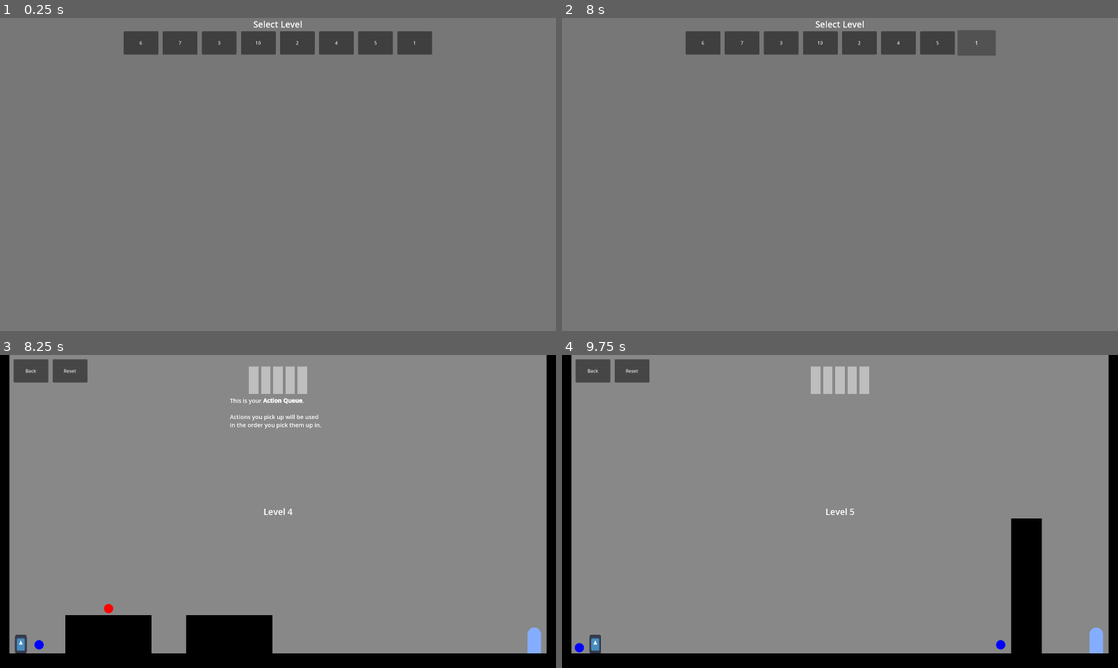
Above: before the commit, frames 1-4 (two rows, left to right).
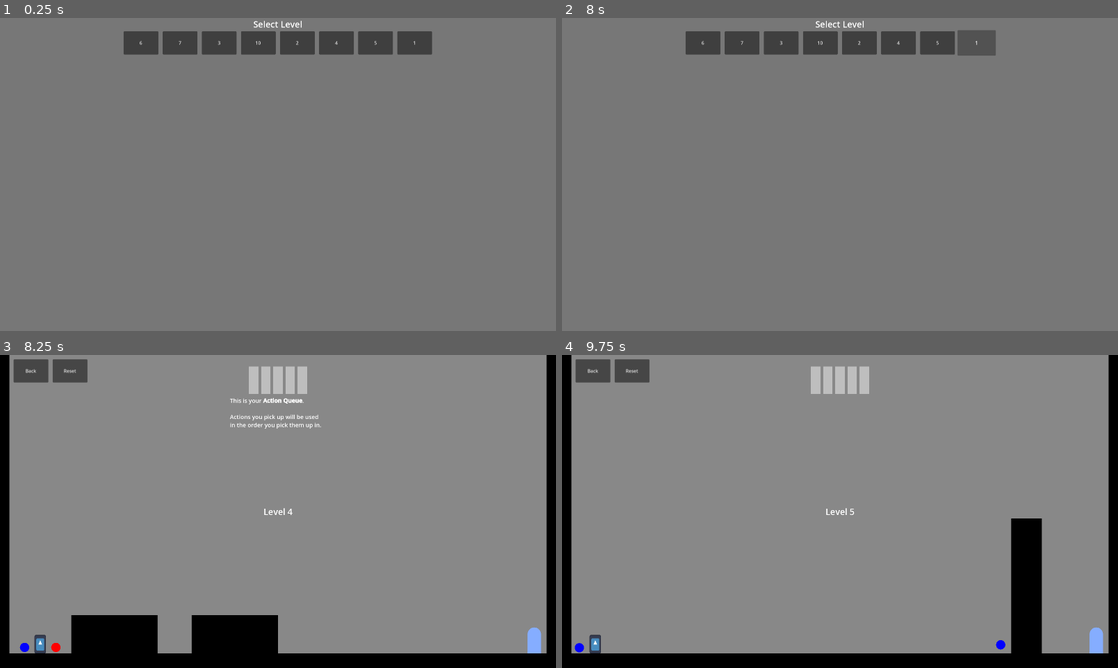
Above: after the commit, the same moments.

Repository: moaatt2/My-First-Game
Game: Godot game, scene res://scenes/level_select_screen.tscn
The game is run twice, just before and just after one commit, with the same random seed, the same clock (stepped at 60 frames per second) and the same inputs. The engine's default icon, where the game draws it, is replaced by a stand-in: a white triangle on a blue panel in a dark square.
Inputs:
- Up to frame 1 (0.25 s): no input
- Up to frame 2 (8 s): click "6" at 0.5 s; click "Back" at 1.25 s; click "7" at 2 s; click "Back" at 2.75 s; click "3" at 3.5 s; click "Back" at 4.25 s; click "10" at 5 s; click "Back" at 5.75 s; click "2" at 6.5 s; click "Back" at 7.25 s
- Up to frame 3 (8.25 s): click "4" at 8 s
- Up to frame 4 (9.75 s): click "Back" at 8.75 s; click "5" at 9.5 s

Frames 1-2 are identical in both runs. In frame 3, 0.9% of the frame differs, in the area x 2-50%, y 79-96%; in frame 4, nothing differs.

Commit message:
Update level 4 to make it easier to pick up items in the wrong order so the player needs to learn the lesson.

Diff:
--- a/levels/level_04.tscn
+++ b/levels/level_04.tscn
@@ -27,7 +27,7 @@
 Actions you pick up will be used in the order you pick them up in."
 
 [node name="Obstacle 1" type="StaticBody2D" parent="." index="8"]
-position = Vector2(100.99914, -4848.0005)
+position = Vector2(120.99914, -4848.0005)
 scale = Vector2(10000, 10000)
 
 [node name="MeshInstance2D" type="MeshInstance2D" parent="Obstacle 1" index="0"]
@@ -41,7 +41,7 @@
 shape = SubResource("RectangleShape2D_5p57d")
 
 [node name="Obstacle 2" type="StaticBody2D" parent="." index="9"]
-position = Vector2(100.99914, -4848.0005)
+position = Vector2(120.99914, -4848.0005)
 scale = Vector2(10000, 10000)
 
 [node name="MeshInstance2D" type="MeshInstance2D" parent="Obstacle 2" index="0"]
@@ -51,11 +51,14 @@
 mesh = SubResource("QuadMesh_hgv6m")
 
 [node name="CollisionShape2D" type="CollisionShape2D" parent="Obstacle 2" index="1"]
-position = Vector2(0.06900002, 0.58115)
+position = Vector2(0.06900001, 0.58115)
 shape = SubResource("RectangleShape2D_hgv6m")
 
 [node name="Jump" parent="." index="10" instance=ExtResource("2_hgv6m")]
-position = Vector2(135, 1000)
+position = Vector2(85, 1009)
 
 [node name="Dash" parent="." index="12" instance=ExtResource("3_5p57d")]
-position = Vector2(375, 875)
+position = Vector2(193, 1009)
+
+[node name="Player" parent="." index="14"]
+position = Vector2(139, 1030)
